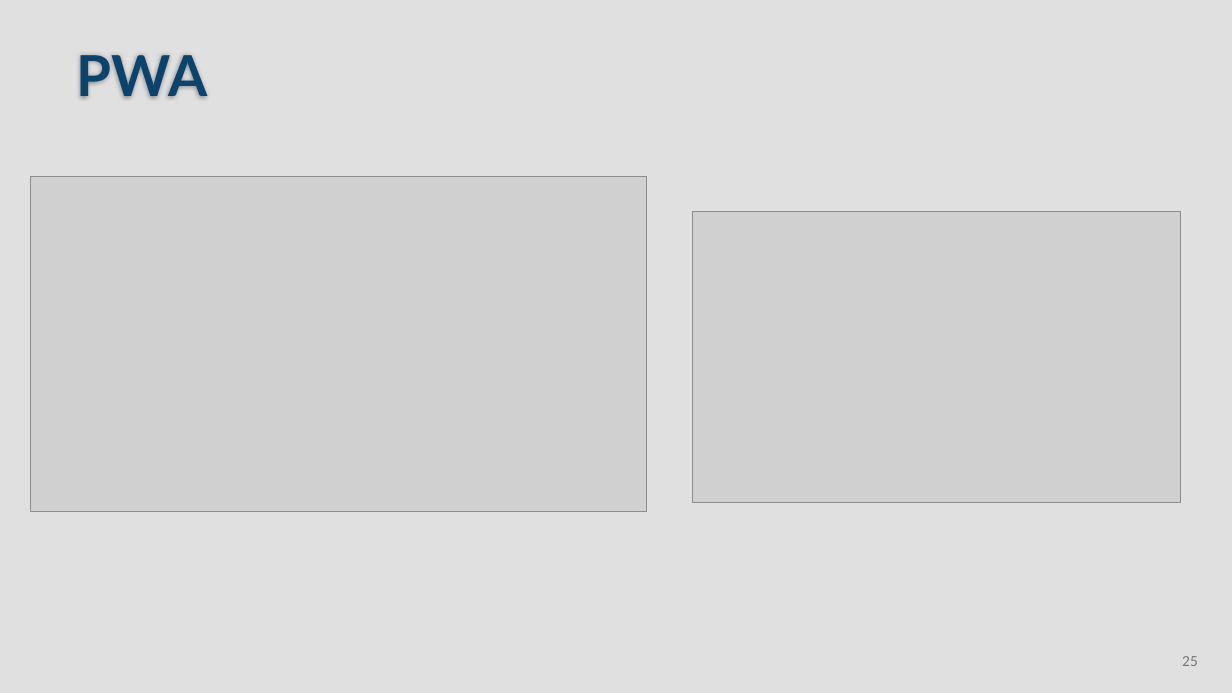
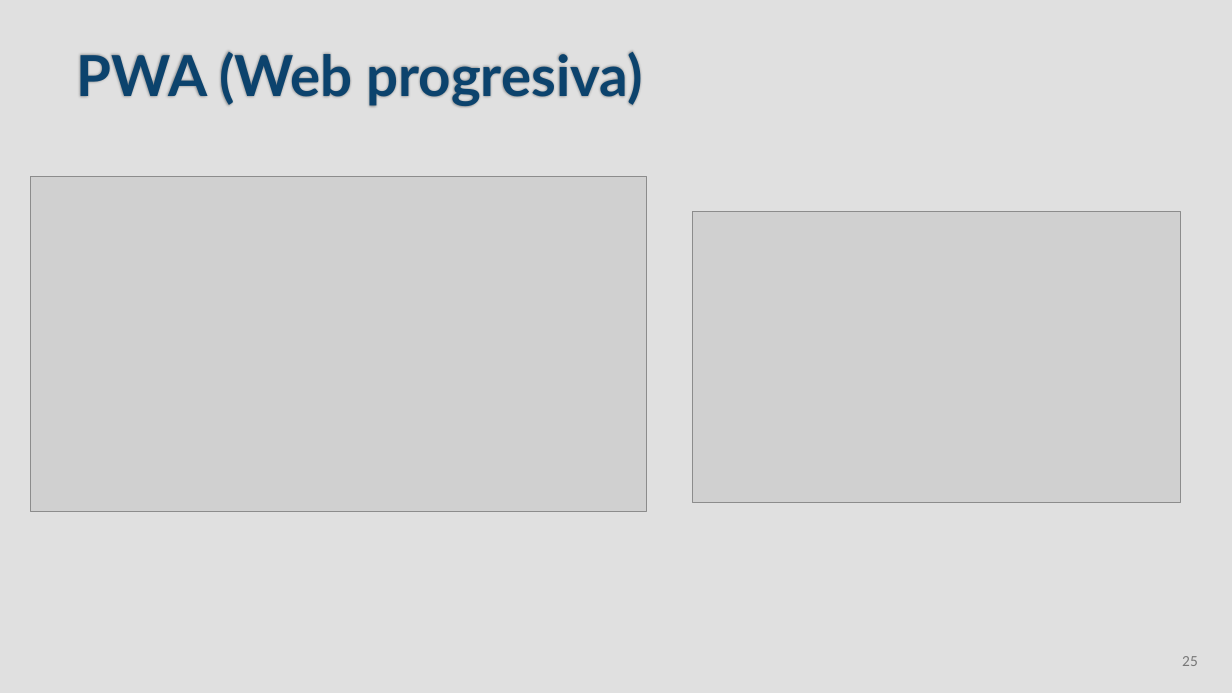
Before and after one commit to DavidBuenoCarmona/TFGinfo, a slide deck: slide 25 of Presentación/TFGinfo.pptx. Drawn at 1232x693 pixels with LibreOffice and Linux fonts; fonts in the diff are those of the drawing; grey boxes stand for pictures. Boxes give left, top, right and bottom in pixels: in the first picture for what was removed or moved away, otherwise in the second. Text is boxed around its words. In the diff, an @@ line names an element or a change of style, - is before the commit and + after.

```diff
--- a/Presentación/TFGinfo.pptx
+++ b/Presentación/TFGinfo.pptx
@@ text in free at (77, 51, 643, 107): text changed @@
-PWA
+PWA (Web progresiva)
```
Also in this commit, not shown: 6 other slides changed, 2 slides added.
